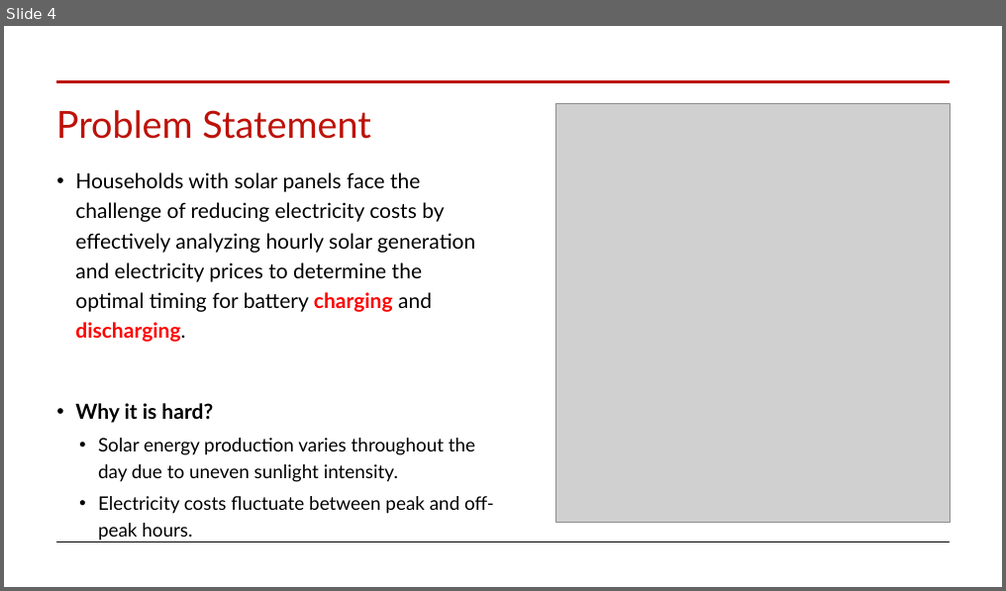
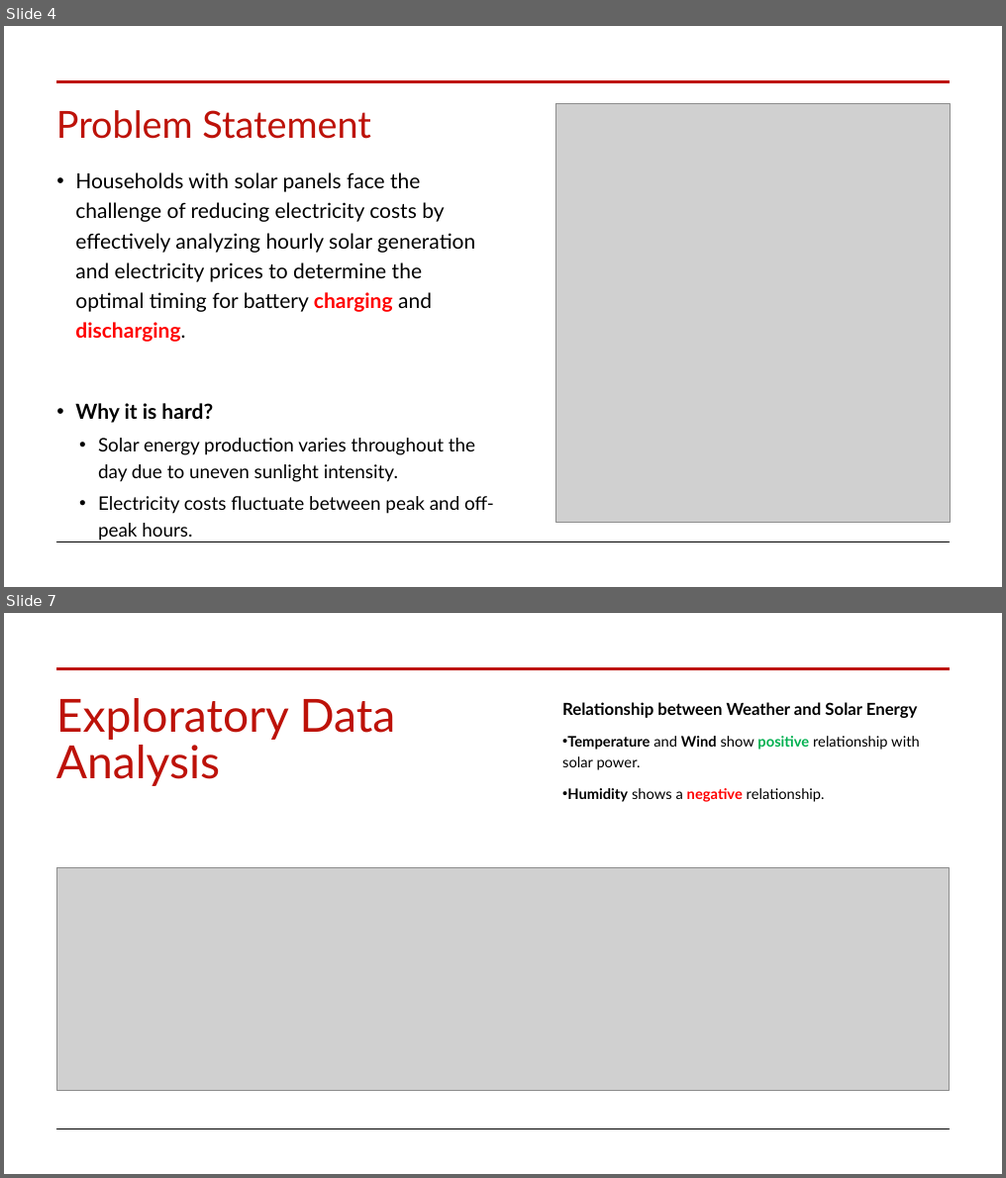
Before and after one commit to auttwitter/DSI-04, a slide deck: projects/project_capstone/Project_Capstone_Presentation.pptx. Shown one above the other, each under a label of ours: slide 4 before the commit, slides 4 and 7 after it; the slides between them are not shown. The pictures are 1006x591 and 1006x1178 pixels, drawn with LibreOffice and Linux fonts; fonts in the diff are those of the drawing; grey boxes stand for pictures. Boxes give left, top, right and bottom in pixels: in the first picture for what was removed or moved away, otherwise in the second. Text is boxed around its words. In the diff, an @@ line names an element or a change of style, - is before the commit and + after.

```diff
--- a/projects/project_capstone/Project_Capstone_Presentation.pptx
+++ b/projects/project_capstone/Project_Capstone_Presentation.pptx
@@ slide 7 added at [4,613,1002,1174], background #FFFFFF @@
@@ line added from (56, 668) to (949, 668), #BD1209 3 pt @@
@@ title added at [56,698,396,786], 44 pt, text #BD1209 @@
+Exploratory Data Analysis
@@ text added at [562,702,920,802], 14 pt, text #000000, bold @@
+Relationship between Weather and Solar Energy
+• Temperature and Wind show positive relationship with solar power.
+• Humidity shows a negative relationship.
@@ picture added at [57,868,949,1091] @@
@@ line added from (56, 1130) to (949, 1130), #000000 0.5 pt @@
```
Also in this commit, not shown: 5 other slides added, 1 slide removed, 6 other files.
